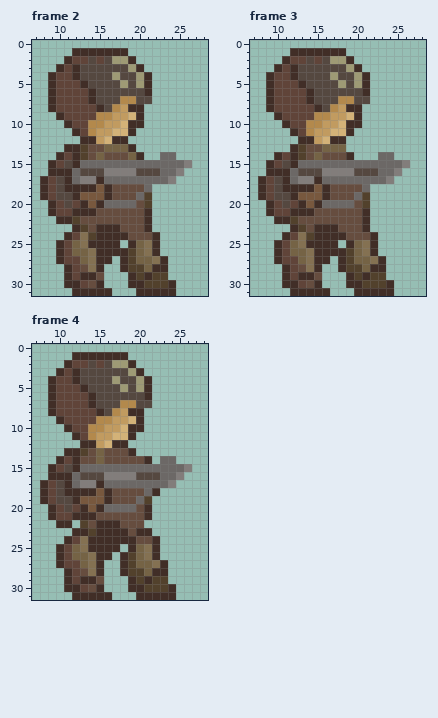
A pixel-art file gets an edit: Game Sprites/With new color/Sprite With Animation/character - idle.aseprite. The picture above was drawn from the file before the commit.
32x32 pixels, 5 frames. Colours within 5 levels of each other are drawn and written as one. Shown: frame 2: x 7..28, y 0..31; frame 3: x 7..28, y 0..31; frame 4: x 7..28, y 0..31. The commit also changed other frames, which this record leaves out.
After the commit:
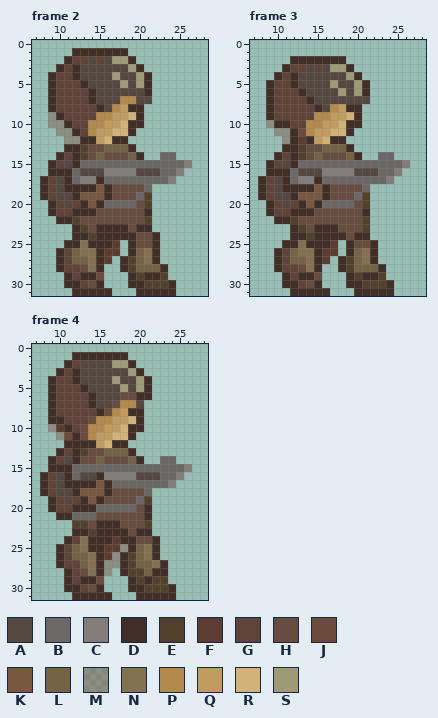
Palette (. is transparent): A #554840  B #6c6866  C #827d7b  D #412e27  E #52412c  F #5b3d32  G #604439  H #664d3f  J #6c4a3c  K #78583e  L #756345  M #7d524271  N #847152  P #b3894c  Q #c19b60  R #d3b278  S #9e9a75
From old to new:
--- frame 2
@@ x 7..14 @@
  8 ..DGGGGG
- 9 ...DGGGG
-10 ....DGGP
-11 .....DGP
-12 ......DD
+ 9 ..MDGGGG
+10 ..MMDGGP
+11 ...MMDGP
+12 ....MMDD
 13 ....DDEH
@@ x 7..28 @@
 21 ..DGGDDDHHHHHHD.......
-22 ...DDEHHHHHHHHD.......
-23 .....DEHDDDHHHD.......
-24 ....DGNEDDDDHHHD......
-25 ...DGLNDDDD.DLND......
-26 ...DGLLNDDDDELND......
-27 ...DGGLNDD.DELLND.....
-28 ....DGHND..DEELDD.....
-29 ....DGDDH...DEDEE.....
+22 ...DDEHHHHHHHHE.......
+23 .....DEHDDDDHDD.......
+24 .....DDEDDDDDHHD......
+25 ....DDNDDDF.DHHD......
+26 ...DGLNNDFF.DLND......
+27 ...DGLLNDF.DELND......
+28 ...DGGHND..DELLLD.....
+29 ....DGDDH...DEDDE.....
 30 ....DDGHD...DDEEED....
--- frame 3
@@ x 7..28 @@
  0 ......................
- 1 .....DDDDDDD..........
- 2 ....DGGAGASSD.........
- 3 ...DGDAAAAAASD........
- 4 ..DGGDAAAASAASD.......
- 5 ..DGGGDAAAASASD.......
- 6 ..DGGGGDAAAAAAD.......
- 7 ..DGGGGDAAAPPAA.......
+ 1 ......................
+ 2 .....DDDDDDD..........
+ 3 ....DGGAGASSD.........
+ 4 ...DGDAAAAAASD........
+ 5 ..DGGDAAAASAASD.......
+ 6 ..DGGGDAAAASASD.......
+ 7 ..DGGGGDAAAAAAA.......
  8 ..DGGGGGDAPQDD........
- 9 ...DGGGGPPQQRD........
-10 ....DGGPPQQRDD........
-11 .....DGPQQRRD.........
-12 ......DDQRDD..........
-13 .....DEHHLLL..........
-14 ...DGDEHLHHHD...BB....
+ 9 ..DGGGGGPPQQRD........
+10 ..MDDGGPPQQRDD........
+11 ...MMDJPQQRRD.........
+12 ....MDFDQRDD..........
+13 ....DDEHHLLLD.........
+14 ...DGDEHLHHHLD..BB....
 15 ..DGADBBBBBBBBBBBBBC..
@@ x 7..28 @@
 21 ..DGGDDDHHHHHHD.......
-22 ...DDEHHHHHHHHD.......
-23 .....DEHDDDHHHD.......
-24 ....DGNEDDDDHHHD......
-25 ...DGLNDDDD.DLND......
-26 ...DGLLNDDDDELND......
-27 ...DGGLNDD.DELLND.....
-28 ....DGHND..DEELDD.....
-29 ....DGDDH...DEDEE.....
+22 ...DDEHHHHHHHHE.......
+23 .....DEHDDDHHHE.......
+24 .....DDEDDDDHDD.......
+25 ....DDNDDDF.DHHD......
+26 ...DGLNNDFF.DLND......
+27 ...DGLLNDF.DELND......
+28 ...DGGHND..DELLLD.....
+29 ....DGDDH...DEDDE.....
 30 ....DDGHD...DDEEED....
--- frame 4
@@ x 11..17 @@
  1 .DDDDDD
- 2 DGGAGAS
+ 2 DGAAAAS
  3 GDAAAAA
@@ x 7..28 @@
  5 ..DGGGDAAAASASD.......
- 6 ..DGGGGDAAAAAAD.......
- 7 ..DGGGGDAAAPPAA.......
- 8 ..DGGGGGDAPQDD........
- 9 ...DGGGGPPQQRD........
-10 ....DGGPPQQRDD........
-11 .....DGPQQRRD.........
-12 ......DDQRDD..........
-13 ....DDEHLHHHD.........
-14 ...DGDHHLHHHHHD.BB....
-15 ..DGADBBBBBBBBBBBBBC..
-16 ..DDDBAAACCCCAAABBC...
-17 .DGADBCCDBBBBBBBBC....
-18 .DGADDDDKDHHHHBD......
-19 .DGAADKKKDHHHBE.......
-20 ..DGAGDKDBBBBHD.......
-21 ..DGGDDDHHHHHHD.......
-22 ...DD.EHDDDHHH........
+ 6 ..DGGGGDAAAHHDD.......
+ 7 ..DGGGGDAAHPPA........
+ 8 ..DGGGGGDHPQDD........
+ 9 ..DDGGGJPPQQRD........
+10 ..MFDGJPPQQRDD........
+11 ...MJDJPQQRRD.........
+12 ....DDDDQRDD..........
+13 ...DGDEHHLLLD.........
+14 ..DGADHHLHHHLD..BB....
+15 ..DDDBBBBBBBBBBBBBBC..
+16 .DGADBAADCCCCAAABBC...
+17 .DGADDDDKDBBBBBBBC....
+18 .DGAADKKKDHHHHB.......
+19 ..DGAGDKDHHHHBE.......
+20 ..DGGDDDBBBBBHD.......
+21 ...DDBBBHHHHHHD.......
+22 .....EEHDDDHHHE.......
 23 .....DDEDDDDHDD.......
-24 ....DGNDDDDDDHHD......
-25 ...DGLNDDDD.DLND......
-26 ...DGLLNDD.DELND......
-27 ...DGGLND..DELLND.....
-28 ....DGHND..DEELDD.....
+24 ....DGNDDDFDDHHD......
+25 ...DGLNDDFFMDLND......
+26 ...DGLLNDFMDELND......
+27 ...DGGLNDMMDELLND.....
+28 ....DGHNDM.DEELDD.....
 29 ....DGDDH...DEDEE.....
Boxes around the changes in both pictures, in picture pixels (x1, y1, x2, y2):
added: (48, 112, 80, 144)
changed: (56, 216, 168, 280)
changed: (266, 48, 370, 160)
changed: (274, 216, 386, 280)
changed: (80, 360, 104, 368)
changed: (40, 392, 160, 576)
